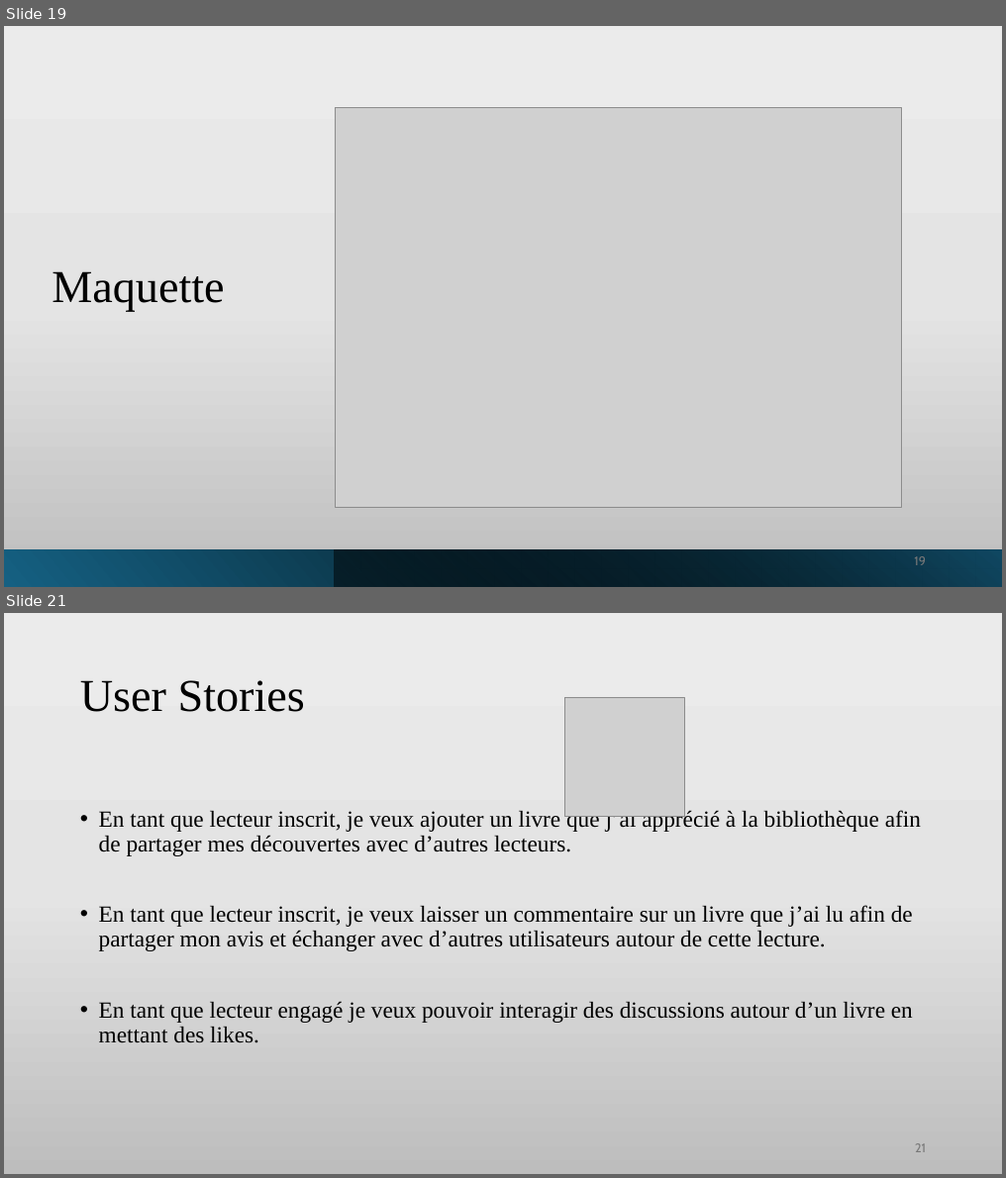
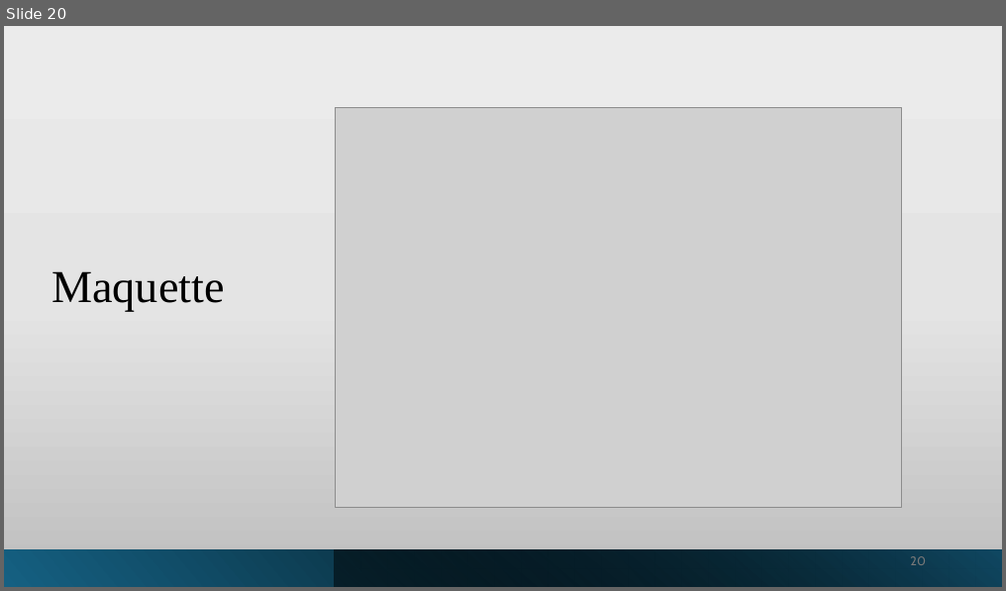
Before and after one commit to manelbenhamouda/projets-CDA, a slide deck: Diaporama_Haldan.pptx. Shown one above the other, each under a label of ours: slides 19 and 21 before the commit, slide 20 after it; the slides between them are not shown. The pictures are 1006x1178 and 1006x591 pixels, drawn with LibreOffice and Linux fonts; fonts in the diff are those of the drawing; grey boxes stand for pictures. Boxes give left, top, right and bottom in pixels: in the first picture for what was removed or moved away, otherwise in the second. Text is boxed around its words. In the diff, an @@ line names an element or a change of style, - is before the commit and + after.

Commit message:
ajout des nouveaux fichiers après corrections

```diff
--- a/Diaporama_Haldan.pptx
+++ b/Diaporama_Haldan.pptx
@@ slide 21 removed at (4, 613, 1002, 1174), background gradient #ECECEC to #E5E5E5 to #BEBEBE @@
@@ title removed at (80, 680, 305, 712) @@
-User Stories
@@ picture removed at (564, 697, 684, 817) @@
@@ text removed at (99, 808, 921, 1044) @@
-• En tant que lecteur inscrit, je veux ajouter un livre que j’ai apprécié à la bibliothèque afin de partager mes découvertes avec d’autres lecteurs.
-• En tant que lecteur inscrit, je veux laisser un commentaire sur un livre que j’ai lu afin de partager mon avis et échanger avec d’autres utilisateurs autour de cette lecture.
-• En tant que lecteur engagé je veux pouvoir interagir des discussions autour d’un livre en mettant des likes.
@@ page number removed at (915, 1144, 926, 1153) @@
-21
@@ what was slide 19 is now slide 20 @@
@@ page number at (910, 557, 926, 566): text changed @@
-19
+20
```
Also in this commit, not shown: 4 slides changed, 1 slide added, 7 other files.
